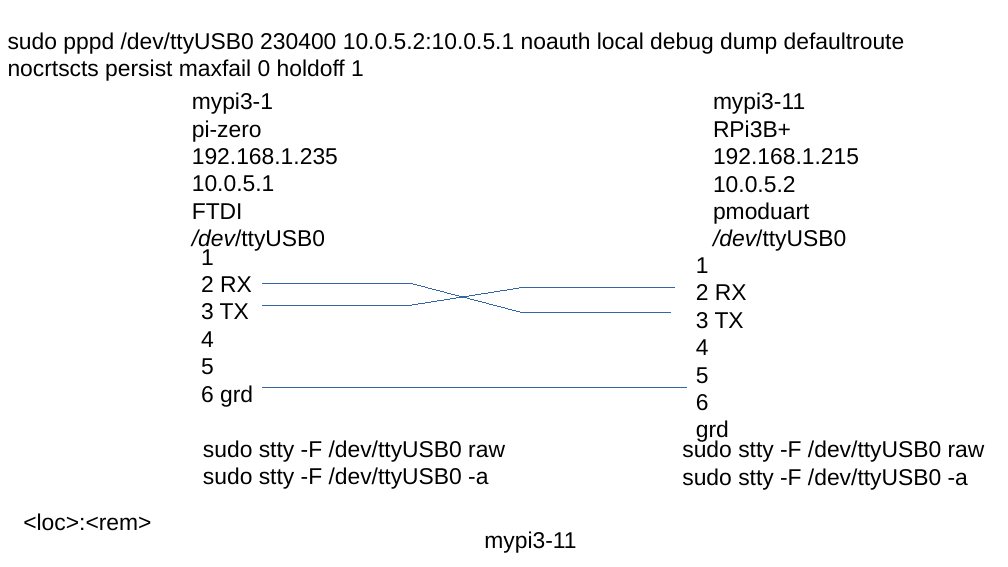
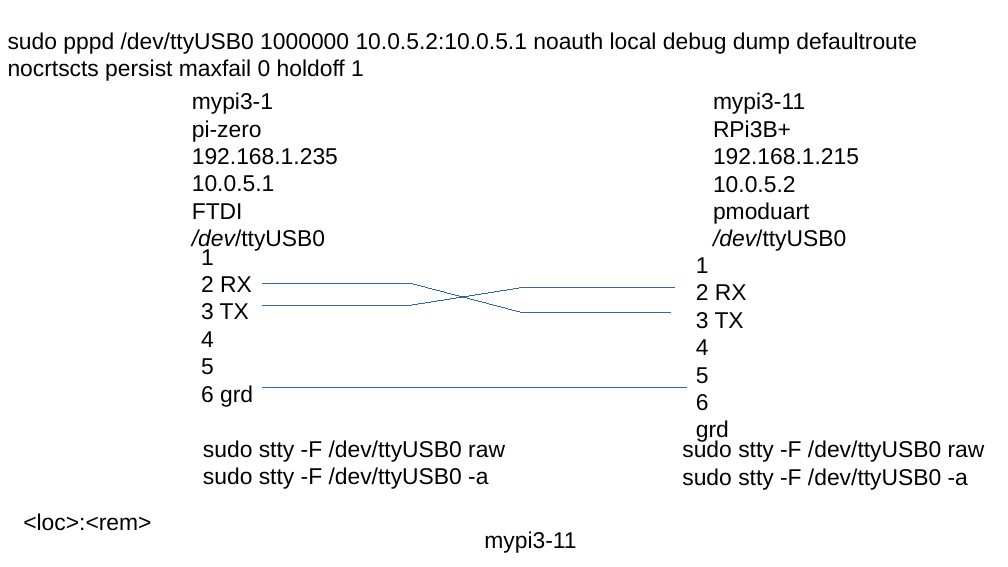
Before and after one commit to develone/Ultibo_Projects, a slide deck: slide 2 of slip-ppp/doc/ppp.odp (slide 1 before the commit). Drawn at 1008x567 pixels with LibreOffice and Linux fonts; fonts in the diff are those of the drawing. Boxes give left, top, right and bottom in pixels: in the first picture for what was removed or moved away, otherwise in the second. Text is boxed around its words. In the diff, an @@ line names an element or a change of style, - is before the commit and + after.

```diff
--- a/slip-ppp/doc/ppp.odp
+++ b/slip-ppp/doc/ppp.odp
@@ text at bbox=[8, 32, 917, 81]: text changed @@
-sudo pppd /dev/ttyUSB0 230400 10.0.5.2:10.0.5.1 noauth local debug dump defaultroute nocrtscts persist maxfail 0 holdoff 1
+sudo pppd /dev/ttyUSB0 1000000 10.0.5.2:10.0.5.1 noauth local debug dump defaultroute nocrtscts persist maxfail 0 holdoff 1
```
Also in this commit, not shown: 1 other slide changed, 1 slide added, 3 other files.
